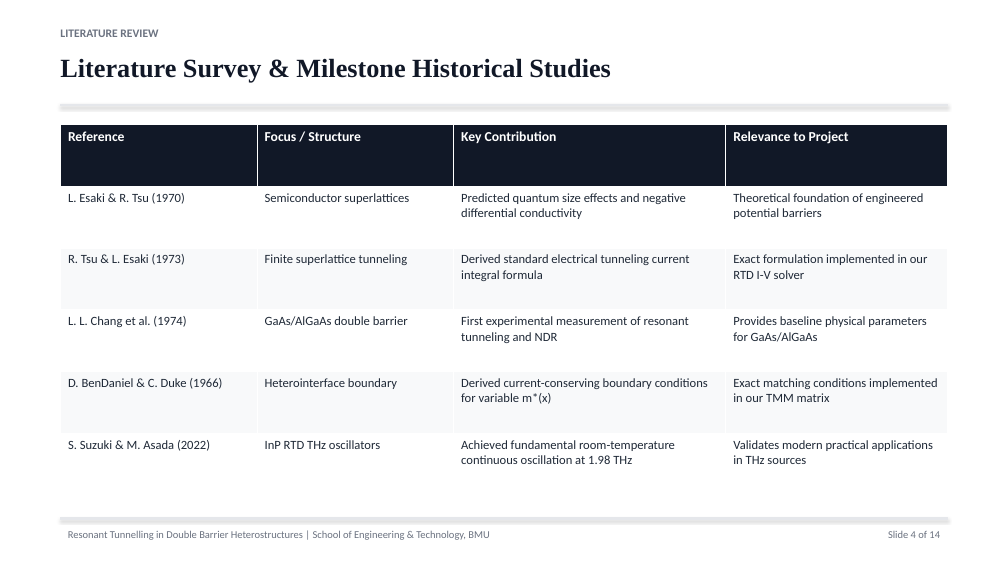
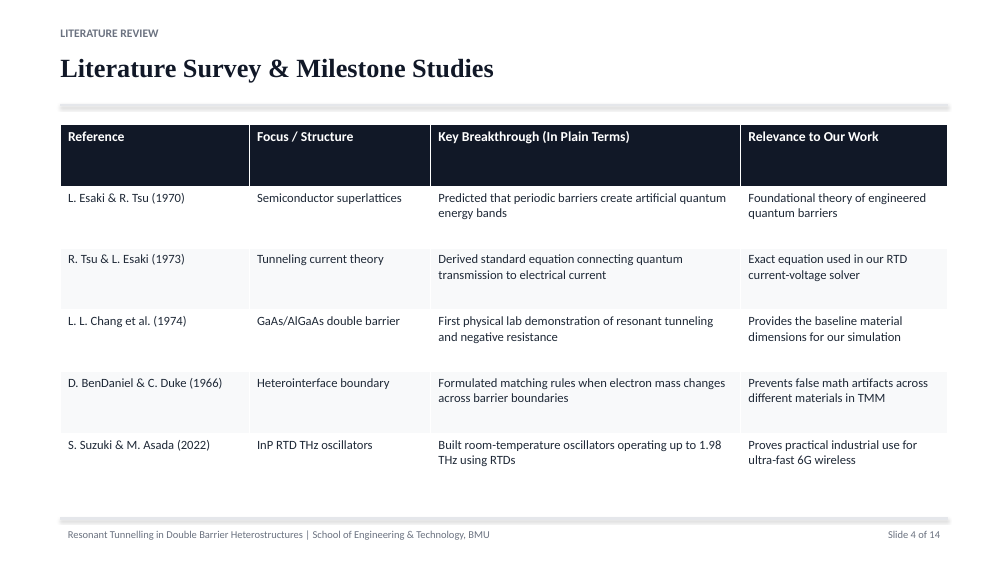
Before and after one commit to Anantgoel2005/double-barrier-simulation, a slide deck: slide 4 of Resonant_Tunnelling_Presentation.pptx. Drawn at 1008x567 pixels with LibreOffice and Linux fonts; fonts in the diff are those of the drawing. Boxes give left, top, right and bottom in pixels: in the first picture for what was removed or moved away, otherwise in the second. Text is boxed around its words. In the diff, an @@ line names an element or a change of style, - is before the commit and + after.

```diff
--- a/Resonant_Tunnelling_Presentation.pptx
+++ b/Resonant_Tunnelling_Presentation.pptx
@@ text at [60,58,494,83]: text changed @@
-Literature Survey & Milestone Historical Studies
+Literature Survey & Milestone Studies
@@ table at [60,125,948,495] @@
-row 1, column 3: Key Contribution
+row 1, column 3: Key Breakthrough (In Plain Terms)
-row 1, column 4: Relevance to Project
+row 1, column 4: Relevance to Our Work
-row 2, column 3: Predicted quantum size effects and negative differential conductivity
+row 2, column 3: Predicted that periodic barriers create artificial quantum energy bands
-row 2, column 4: Theoretical foundation of engineered potential barriers
+row 2, column 4: Foundational theory of engineered quantum barriers
-row 3: R. Tsu & L. Esaki (1973) | Finite superlattice tunneling | Derived standard electrical tunneling current integral formula | Exact formulation implemented in our RTD I-V solver
+row 3: R. Tsu & L. Esaki (1973) | Tunneling current theory | Derived standard equation connecting quantum transmission to electrical current | Exact equation used in our RTD current-voltage solver
-row 4, column 3: First experimental measurement of resonant tunneling and NDR
+row 4, column 3: First physical lab demonstration of resonant tunneling and negative resistance
-row 4, column 4: Provides baseline physical parameters for GaAs/AlGaAs
+row 4, column 4: Provides the baseline material dimensions for our simulation
-row 5, column 3: Derived current-conserving boundary conditions for variable m*(x)
+row 5, column 3: Formulated matching rules when electron mass changes across barrier boundaries
-row 5, column 4: Exact matching conditions implemented in our TMM matrix
+row 5, column 4: Prevents false math artifacts across different materials in TMM
-row 6, column 3: Achieved fundamental room-temperature continuous oscillation at 1.98 THz
+row 6, column 3: Built room-temperature oscillators operating up to 1.98 THz using RTDs
-row 6, column 4: Validates modern practical applications in THz sources
+row 6, column 4: Proves practical industrial use for ultra-fast 6G wireless
```
Also in this commit, not shown: 12 other slides changed, 5 other files.
